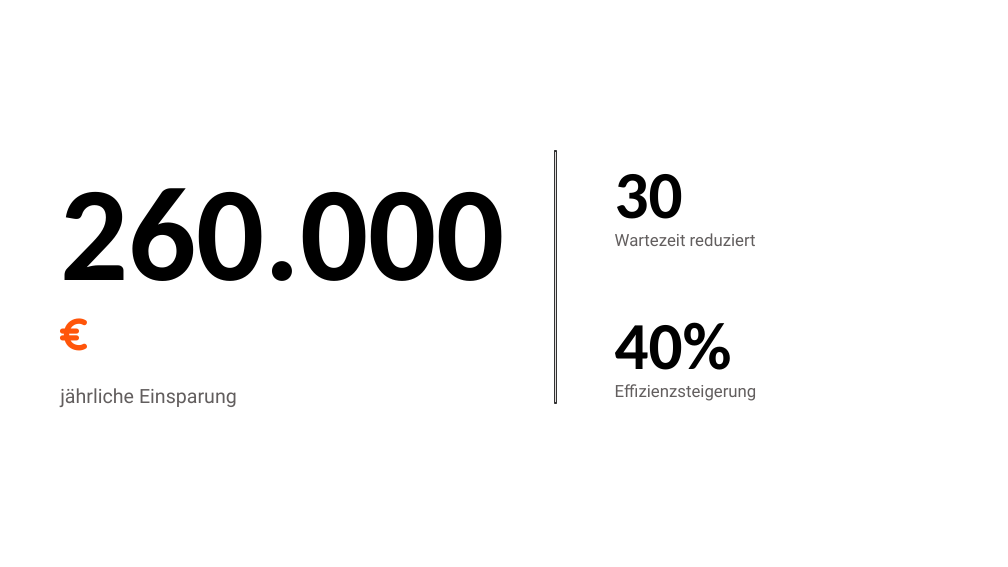
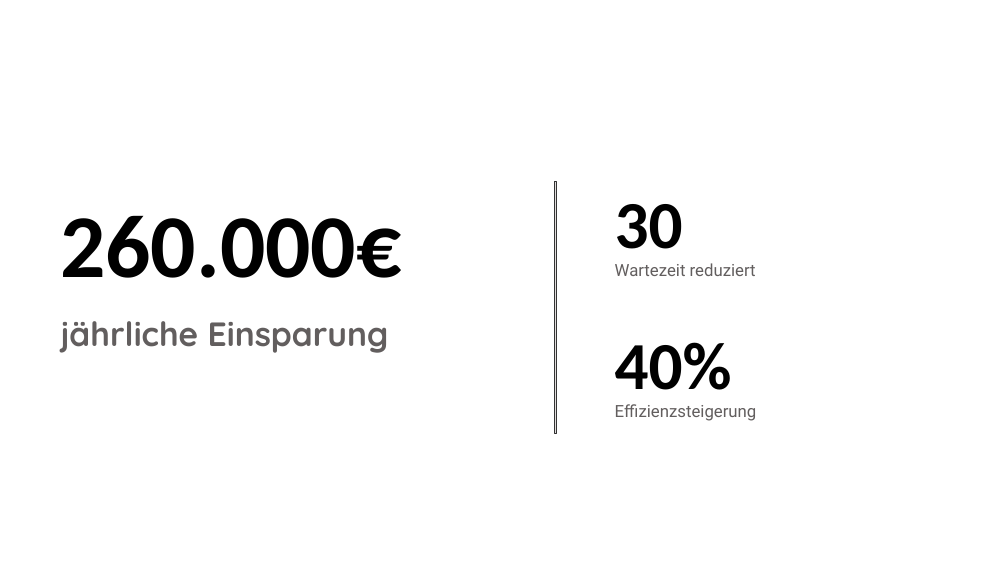
Before and after one commit to 0verhead/fahrerplanung-presentation, a slide deck: slide 5 of output/02-clean-white.pptx. Drawn at 1008x567 pixels with LibreOffice and Linux fonts; fonts in the diff are those of the drawing. Boxes give left, top, right and bottom in pixels: in the first picture for what was removed or moved away, otherwise in the second. Text is boxed around its words. In the diff, an @@ line names an element or a change of style, - is before the commit and + after.

```diff
--- a/output/02-clean-white.pptx
+++ b/output/02-clean-white.pptx
@@ 2 texts, 1 rectangle moved together from (x1=554, y1=151, x2=756, y2=403) to (x1=554, y1=181, x2=756, y2=433) @@
@@ text at (x1=60, y1=215, x2=401, y2=278): text changed; size 96 to 64 pt @@
-260.000
+260.000€
@@ text "jährliche Einsparung" moved from (x1=60, y1=388, x2=237, y2=407) to (x1=60, y1=321, x2=389, y2=353) @@
@@ text "jährliche Einsparung" at (x1=60, y1=321, x2=389, y2=353): size 14 to 24 pt, font Roboto to Quicksand, bold on; line spacing 20pt to 1 @@
@@ text removed at (x1=50, y1=302, x2=252, y2=363) @@
-€
@@ text "40%" moved from (x1=615, y1=322, x2=732, y2=386) to (x1=615, y1=342, x2=732, y2=406) @@
@@ text "Effizienzsteigerung" moved from (x1=615, y1=384, x2=757, y2=401) to (x1=615, y1=404, x2=757, y2=421) @@
```
Also in this commit, not shown: 5 other files.
